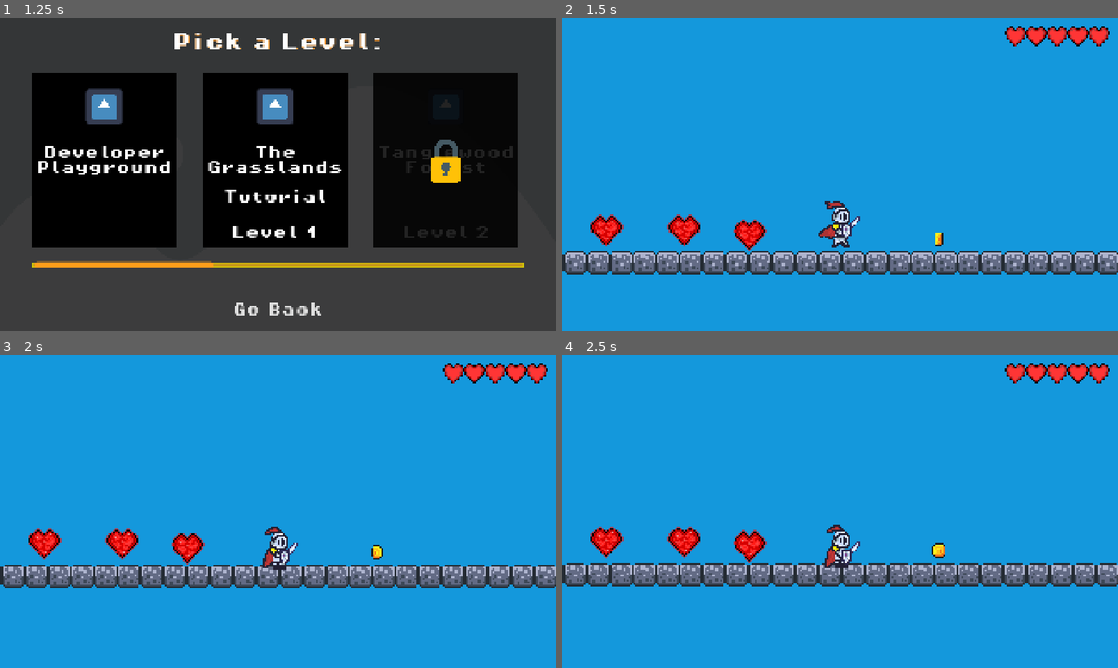
Above: before the commit, frames 1-4 (two rows, left to right).
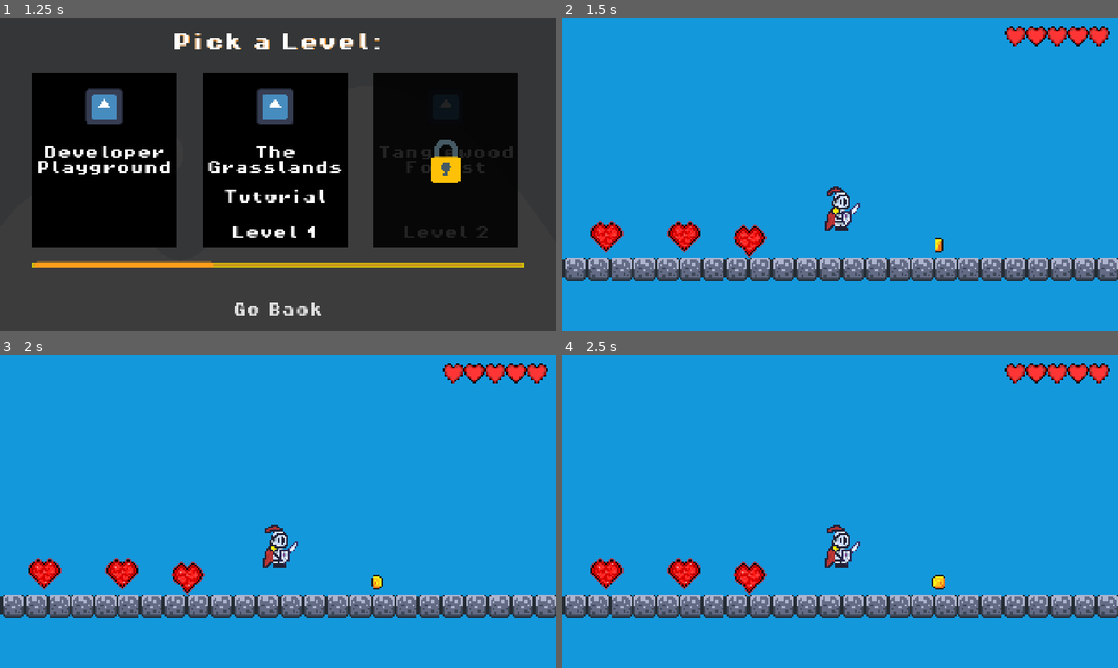
Above: after the commit, the same moments.

Repository: MarcusFDev/2d-action-rpg
Game: Godot game, scene res://scenes/ui/main_menu.tscn
Same seed, same stepped clock (60 frames per second), same inputs: the game is played once before the commit and once after it. The engine's default icon, where the game draws it, is replaced by a stand-in: a white triangle on a blue panel in a dark square.
Inputs (mouse positions are in pixels of both pictures, inside the frame that each line leads up to):
- Up to frame 1 (1.25 s): click "Play" at 0.5 s
- Up to frame 2 (1.5 s): click "Developer Playground" at 1.25 s
- Up to frame 3 (2 s): no input
- Up to frame 4 (2.5 s): tap Enter at 2 s; move the mouse to (962, 495) at 2.02 s; hold Up (ui_up) from 2.03 s (still down); click (962, 495) at 2.1 s; tap Space (jump) at 2.27 s

Frame 1 is identical in both runs. In frame 2, 8.8% of the frame differs, in the area x 0-100%, y 53-84%; in frame 3, 16%, in the area x 0-100%, y 54-84%; in frame 4, 16%.
Error after the commit: Invalid call. Nonexistent function 'apply_physics' in base 'Node (GravityComponent)'. (res://scripts/core/actors/player/player.gd:162)

Commit message:
Change: No longer cares about Ground Detection to apply gravity.

Diff:
--- a/game/scripts/components/gravity_component.gd
+++ b/game/scripts/components/gravity_component.gd
@@ -13,27 +13,16 @@
 ## [b]Tip:[/b] Can exceed 2000 px/s² with manual input.
 @export_range(0, 2000, 100, "suffix:px²", "or_greater") var gravity: float = 1000.0
 
-@export_group("Component Paths")
-@export var ground_check_component: NodePath
-
 @onready var actor: Node = get_node_or_null(actor_path)
-@onready var ground_check_comp: Node = get_node_or_null(ground_check_component)
 
 # Script Variables
-var is_grounded: bool
 var export_gravity: float
 
 func _ready() -> void:
 	export_gravity = gravity
 
-func apply_physics(delta: float) -> void:
-	is_grounded = ground_check_comp.is_grounded
-
-	if is_grounded:
-		gravity = export_gravity
-		if enable_debug:
-			print(actor.name, " | GravityComponent: Ground detected. Gravity not applied.")
-	else:
-		actor.velocity.y += gravity * delta
-		if enable_debug:
-			print(actor.name, " | GravityComponent: Ground not detected. Gravity applied.")
+func process_physics(delta: float) -> void:
+	gravity = export_gravity
+	actor.velocity.y += gravity * delta
+	if enable_debug:
+		print(actor.name, " | GravityComponent: Gravity applied.")
